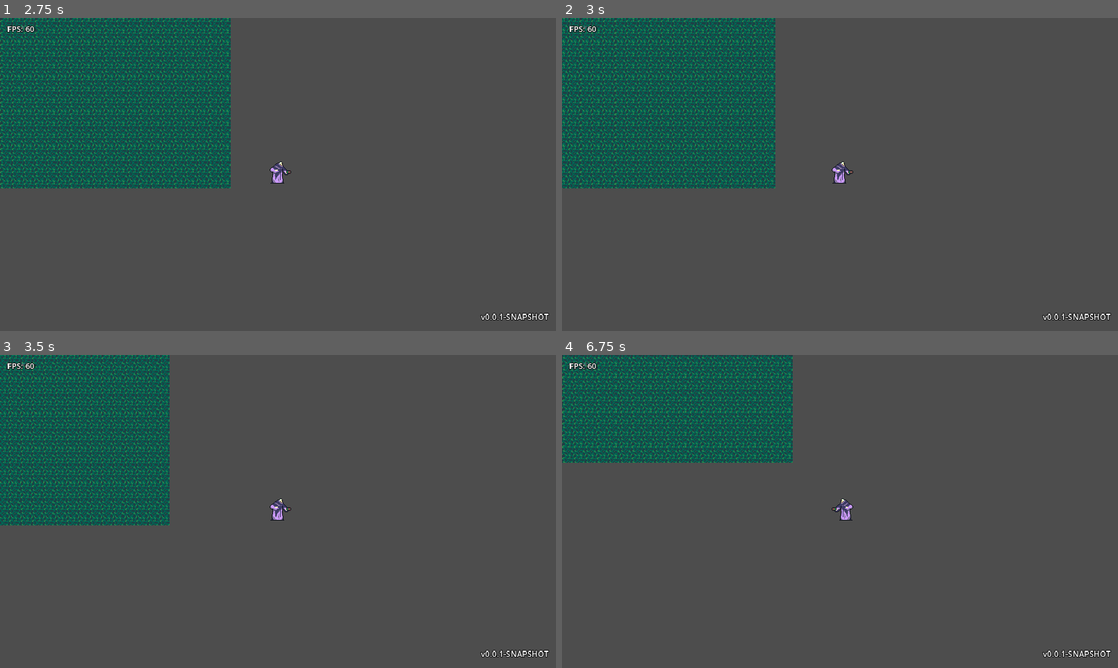
Above: before the commit, frames 1-4 (two rows, left to right).
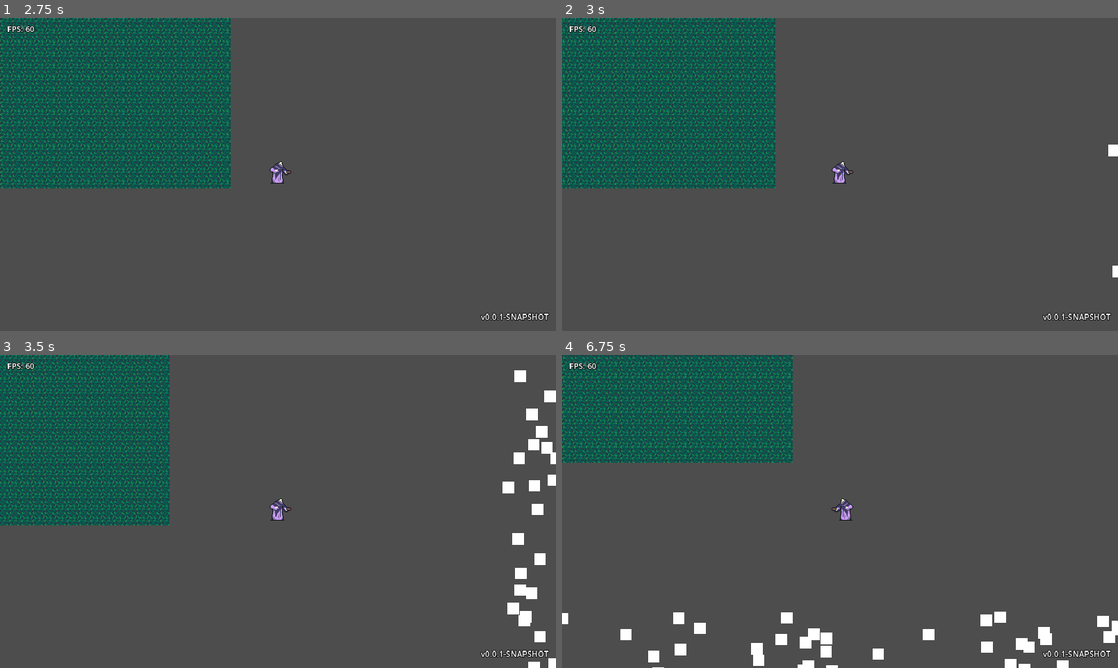
Above: after the commit, the same moments.

Repository: GORR174/LD55-summoning
Game: Godot game, scene res://scenes/Menu.tscn
Two runs of this game, one before a commit and one after it. Both use one fixed random seed, a clock stepped at 60 frames per second and the inputs below.
Inputs (mouse positions are in pixels of both pictures, inside the frame that each line leads up to):
- Up to frame 1 (2.75 s): click "Start game" at 0.5 s; tap Enter at 1.25 s; drag from (278, 174) to (333, 105) at 1.27 s; tap Space at 2 s; drag from (166, 190) to (250, 237) at 2.02 s
- Up to frame 2 (3 s): tap Enter at 2.75 s; move the mouse to (895, 105) at 2.77 s; hold Right (right) from 2.78 s (still down); tap Tab at 2.85 s
- Up to frame 3 (3.5 s): keep holding Right (right)
- Up to frame 4 (6.75 s): release Right (right) at 3.5 s; drag from (812, 574) to (673, 464) at 3.52 s; tap Space at 4.25 s; move the mouse to (1006, 558) at 4.27 s; hold Left (left) 4.28-5 s; tap Tab at 4.35, 5.85 s; drag from (673, 464) to (756, 433) at 5.02 s; tap Enter at 5.75 s; move the mouse to (867, 511) at 5.77 s; hold S (down) 5.78-6.5 s; click (867, 511) at 5.92 s; drag from (756, 433) to (728, 527) at 6.52 s

Frame 1 is identical in both runs. In frame 2, 0.1% of the frame differs, in the area x 98-100%, y 40-83%; in frame 3, 1.6%; in frame 4, 2.1%, in the area x 0-100%, y 82-100%.

Commit message:
Enemy spawner

Diff:
--- /dev/null
+++ b/prefabs/enemy/Enemy.tscn
@@ -0,0 +1,9 @@
+[gd_scene format=3 uid="uid://cmdqemjk64se0"]
+
+[node name="Enemy" type="CharacterBody2D"]
+
+[node name="ColorRect" type="ColorRect" parent="."]
+offset_left = -21.0
+offset_top = -21.0
+offset_right = 19.0
+offset_bottom = 19.0
--- a/prefabs/player/player.tscn
+++ b/prefabs/player/player.tscn
@@ -1,10 +1,35 @@
-[gd_scene load_steps=4 format=3 uid="uid://dfi5pg8cyxsd5"]
+[gd_scene load_steps=13 format=3 uid="uid://dfi5pg8cyxsd5"]
 
 [ext_resource type="Script" path="res://scripts/player/player.gd" id="1_foa2j"]
 [ext_resource type="Texture2D" uid="uid://cd6j2u5g0j3e" path="res://prefabs/player/Player.png" id="1_sbp01"]
+[ext_resource type="Script" path="res://scripts/enemy/EnemySpawner.gd" id="3_trqkk"]
 
 [sub_resource type="RectangleShape2D" id="RectangleShape2D_annlu"]
 size = Vector2(48, 52)
+
+[sub_resource type="RectangleShape2D" id="RectangleShape2D_uiujf"]
+size = Vector2(997, 1159)
+
+[sub_resource type="RectangleShape2D" id="RectangleShape2D_m6tgu"]
+size = Vector2(1030.5, 1159)
+
+[sub_resource type="RectangleShape2D" id="RectangleShape2D_yv2k6"]
+size = Vector2(2001, 666.5)
+
+[sub_resource type="RectangleShape2D" id="RectangleShape2D_44pe3"]
+size = Vector2(2001, 666.5)
+
+[sub_resource type="RectangleShape2D" id="RectangleShape2D_eat8a"]
+size = Vector2(747.5, 666.5)
+
+[sub_resource type="RectangleShape2D" id="RectangleShape2D_qn4kf"]
+size = Vector2(747.5, 666.5)
+
+[sub_resource type="RectangleShape2D" id="RectangleShape2D_edeqq"]
+size = Vector2(747.5, 666.5)
+
+[sub_resource type="RectangleShape2D" id="RectangleShape2D_1nbx7"]
+size = Vector2(747.5, 666.5)
 
 [node name="Player" type="CharacterBody2D"]
 script = ExtResource("1_foa2j")
@@ -20,3 +45,57 @@
 
 [node name="Camera2D" type="Camera2D" parent="."]
 position = Vector2(0, -54)
+
+[node name="EnemySpawnArea" type="Area2D" parent="Camera2D"]
+position = Vector2(0, -1)
+collision_layer = 0
+collision_mask = 0
+script = ExtResource("3_trqkk")
+
+[node name="CollisionShape2D" type="CollisionShape2D" parent="Camera2D/EnemySpawnArea"]
+position = Vector2(-1497.5, 0.5)
+shape = SubResource("RectangleShape2D_uiujf")
+
+[node name="CollisionShape2D9" type="CollisionShape2D" parent="Camera2D/EnemySpawnArea"]
+position = Vector2(-1497.5, 0.5)
+shape = SubResource("RectangleShape2D_uiujf")
+
+[node name="CollisionShape2D2" type="CollisionShape2D" parent="Camera2D/EnemySpawnArea"]
+position = Vector2(1513.75, 0.5)
+shape = SubResource("RectangleShape2D_m6tgu")
+
+[node name="CollisionShape2D10" type="CollisionShape2D" parent="Camera2D/EnemySpawnArea"]
+position = Vector2(1513.75, 0.5)
+shape = SubResource("RectangleShape2D_m6tgu")
+
+[node name="CollisionShape2D3" type="CollisionShape2D" parent="Camera2D/EnemySpawnArea"]
+position = Vector2(-6.5, 908.75)
+shape = SubResource("RectangleShape2D_yv2k6")
+
+[node name="CollisionShape2D11" type="CollisionShape2D" parent="Camera2D/EnemySpawnArea"]
+position = Vector2(-6.5, 908.75)
+shape = SubResource("RectangleShape2D_yv2k6")
+
+[node name="CollisionShape2D4" type="CollisionShape2D" parent="Camera2D/EnemySpawnArea"]
+position = Vector2(-6.5, -915)
+shape = SubResource("RectangleShape2D_44pe3")
+
+[node name="CollisionShape2D12" type="CollisionShape2D" parent="Camera2D/EnemySpawnArea"]
+position = Vector2(-6.5, -915)
+shape = SubResource("RectangleShape2D_44pe3")
+
+[node name="CollisionShape2D5" type="CollisionShape2D" parent="Camera2D/EnemySpawnArea"]
+position = Vector2(1371.25, -915)
+shape = SubResource("RectangleShape2D_eat8a")
+
+[node name="CollisionShape2D6" type="CollisionShape2D" parent="Camera2D/EnemySpawnArea"]
+position = Vector2(1371.25, 915)
+shape = SubResource("RectangleShape2D_qn4kf")
+
+[node name="CollisionShape2D7" type="CollisionShape2D" parent="Camera2D/EnemySpawnArea"]
+position = Vector2(-1373, 915)
+shape = SubResource("RectangleShape2D_edeqq")
+
+[node name="CollisionShape2D8" type="CollisionShape2D" parent="Camera2D/EnemySpawnArea"]
+position = Vector2(-1373, -908)
+shape = SubResource("RectangleShape2D_1nbx7")
--- a/scenes/GameScene.tscn
+++ b/scenes/GameScene.tscn
@@ -1,9 +1,11 @@
-[gd_scene load_steps=3 format=3 uid="uid://badas10xywsbd"]
+[gd_scene load_steps=4 format=3 uid="uid://badas10xywsbd"]
 
 [ext_resource type="PackedScene" uid="uid://dfi5pg8cyxsd5" path="res://prefabs/player/player.tscn" id="1_erj3u"]
+[ext_resource type="Script" path="res://scripts/GameScene/GameScene.gd" id="1_ghtyx"]
 [ext_resource type="TileSet" uid="uid://cphn4c71ft87v" path="res://tileset/ground.tres" id="3_wsq4y"]
 
 [node name="GameScene" type="Node2D"]
+script = ExtResource("1_ghtyx")
 
 [node name="Player" parent="." instance=ExtResource("1_erj3u")]
 position = Vector2(2164, 2006)
@@ -19,3 +21,9 @@
 format = 2
 layer_0/name = "floor"
 layer_0/tile_data = PackedInt32Array(131072, 1, 0, 196608, 1, 0, 262144, 1, 0, 327680, 1, 0, 393216, 1, 0, 458752, 1, 0 …(36357 unchanged characters)…
+
+[node name="EnemySpawnTimer" type="Timer" parent="."]
+one_shot = true
+autostart = true
+
+[connection signal="timeout" from="EnemySpawnTimer" to="." method="spawn_enemy"]
--- /dev/null
+++ b/scripts/GameScene/GameScene.gd
@@ -0,0 +1,10 @@
+extends Node2D
+
+
+# Called when the node enters the scene tree for the first time.
+func _ready():
+	Global.game_ref = self
+
+
+func spawn_enemy():
+	Global.enemy_spawner.spawn_enemy()
--- a/scripts/Global.gd
+++ b/scripts/Global.gd
@@ -3,3 +3,6 @@
 
 var player_ref: Node2D
 var camera_ref: Camera2D
+var game_ref: Node2D
+
+var enemy_spawner: Node2D
--- /dev/null
+++ b/scripts/enemy/EnemySpawner.gd
@@ -0,0 +1,23 @@
+extends Area2D
+
+
+@onready var _children = get_children()
+
+
+func _ready():
+	Global.enemy_spawner = self
+	#for i in range(0, 1000):
+		#spawn_enemy()
+
+
+func spawn_enemy():
+	for i in range(0, 1000):
+		var child = _children[randi() % _children.size()] as CollisionShape2D
+		var rect = child.shape as RectangleShape2D
+
+		var rand_x = randi_range(child.position.x - rect.size.x / 2, child.position.x + rect.size.x / 2)
+		var rand_y = randi_range(child.position.y - rect.size.y / 2, child.position.y + rect.size.y / 2)
+
+		var enemy = load("res://prefabs/enemy/Enemy.tscn").instantiate()
+		enemy.position = to_global(Vector2(rand_x, rand_y))
+		Global.game_ref.add_child.call_deferred(enemy)
--- a/scripts/player/player.gd
+++ b/scripts/player/player.gd
@@ -2,6 +2,11 @@
 
 
 const SPEED = 300.0
+
+
+func _ready():
+	Global.player_ref = self
+	Global.camera_ref = $Camera2D
 
 
 func _physics_process(delta):
